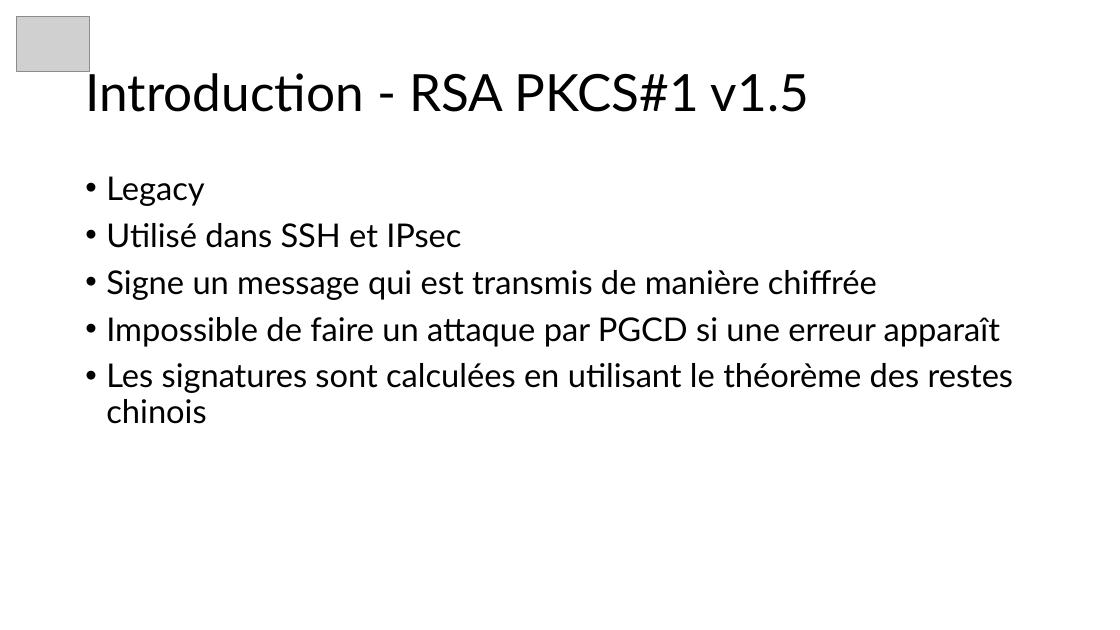
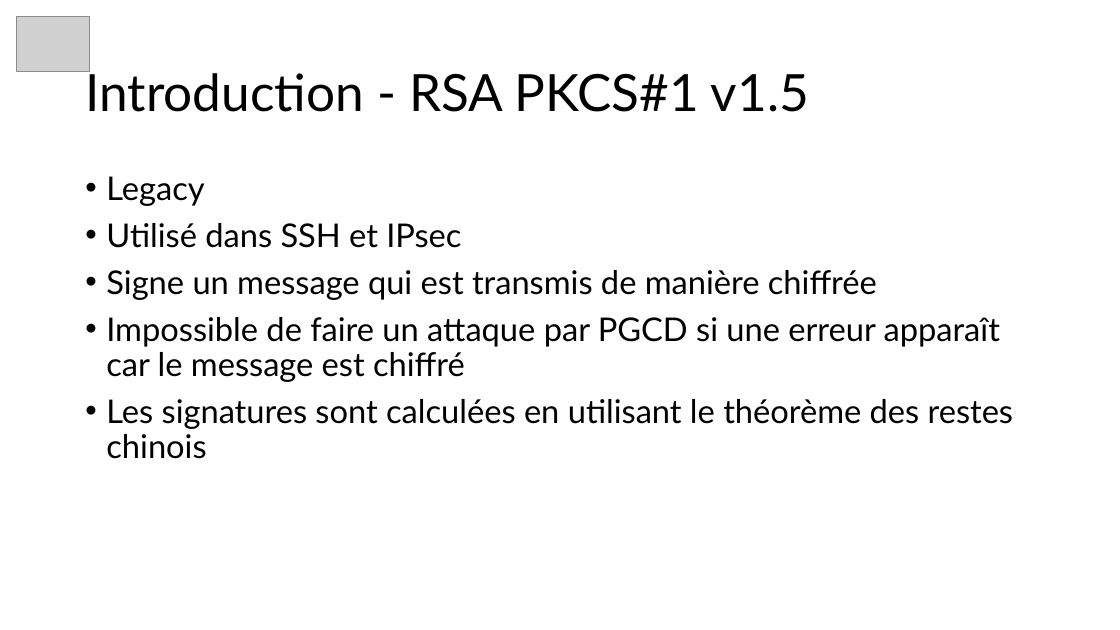
Before and after one commit to JustinFerrara14/SSE, a slide deck: slide 3 of SSELaticeAttackFerrara.pptx. Drawn at 1120x630 pixels with LibreOffice and Linux fonts; fonts in the diff are those of the drawing; grey boxes stand for pictures. Boxes give left, top, right and bottom in pixels: in the first picture for what was removed or moved away, otherwise in the second. Text is boxed around its words. In the diff, an @@ line names an element or a change of style, - is before the commit and + after.

```diff
--- a/SSELaticeAttackFerrara.pptx
+++ b/SSELaticeAttackFerrara.pptx
@@ text at (106,317,1000,382): text changed @@
-• Impossible de faire un attaque par PGCD si une erreur apparaît
+• Impossible de faire un attaque par PGCD si une erreur apparaît car le message est chiffré
```
Also in this commit, not shown: 1 other slide changed, 1 slide removed, 3 other files.
